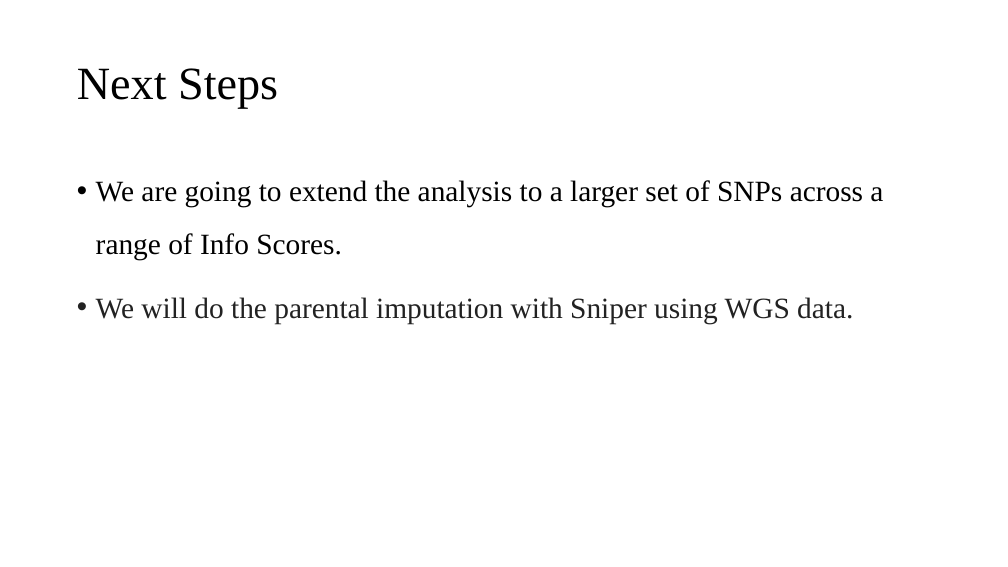
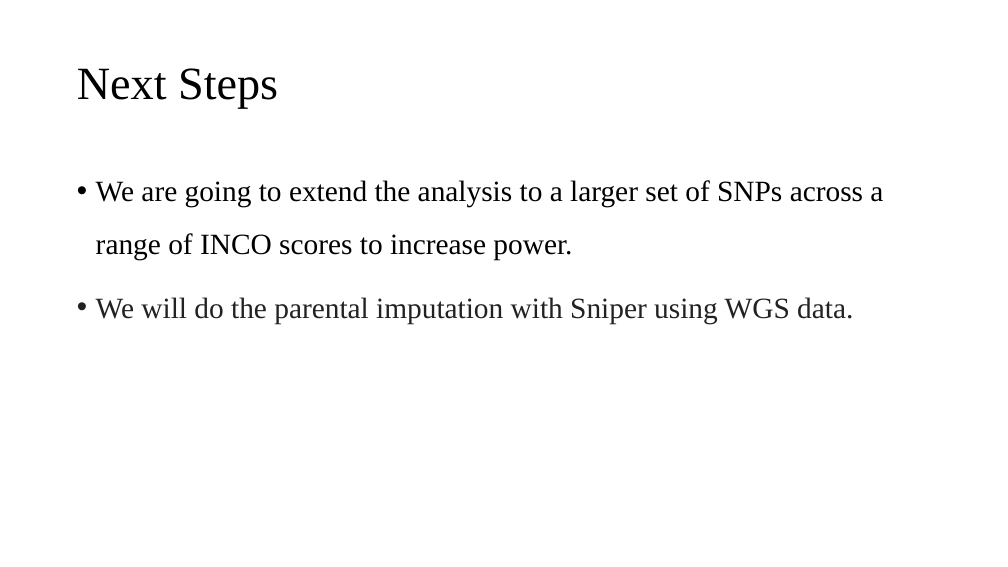
Before and after one commit to imahdimir/250302_A23_SF_SSGAC_lab_meeting_presentation, a slide deck: slide 20 of v3_f0_250320_lab_meeting_presentation__removed_minus_models_qq_plot.pptx. Drawn at 1008x567 pixels with LibreOffice and Linux fonts; fonts in the diff are those of the drawing. Boxes give left, top, right and bottom in pixels: in the first picture for what was removed or moved away, otherwise in the second. Text is boxed around its words. In the diff, an @@ line names an element or a change of style, - is before the commit and + after.

```diff
--- a/v3_f0_250320_lab_meeting_presentation__removed_minus_models_qq_plot.pptx
+++ b/v3_f0_250320_lab_meeting_presentation__removed_minus_models_qq_plot.pptx
@@ text at box(96, 180, 883, 261): text changed @@
-• We are going to extend the analysis to a larger set of SNPs across a range of Info Scores.
+• We are going to extend the analysis to a larger set of SNPs across a range of INCO scores to increase power.
```
Also in this commit, not shown: 1 other slide changed, 1 other file.
